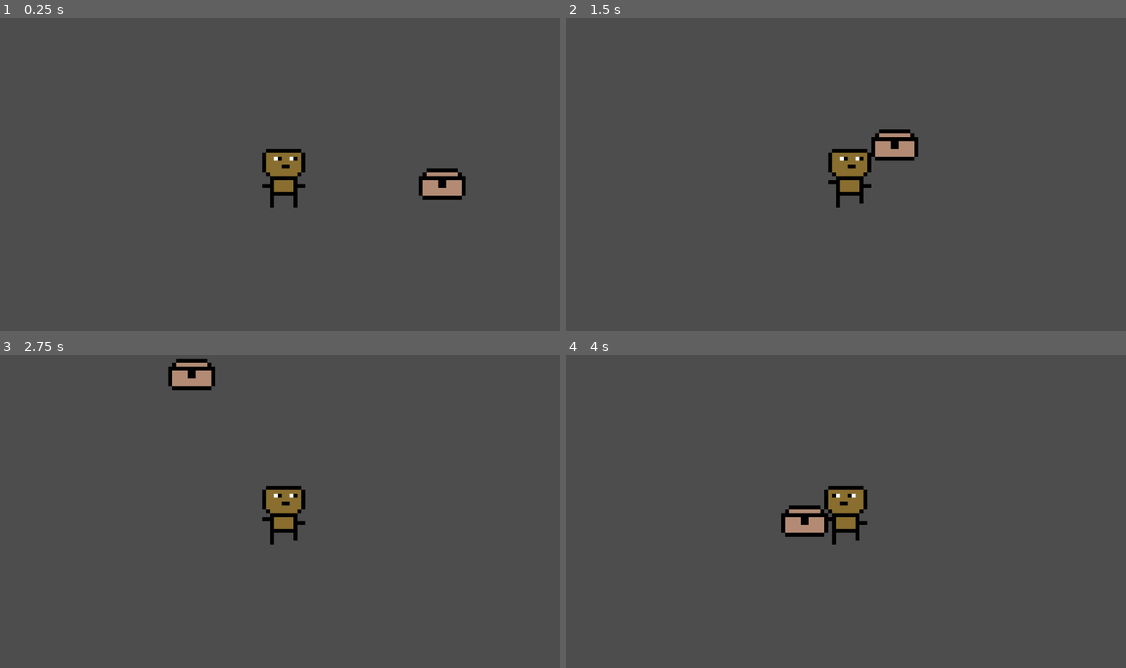
Above: before the commit, frames 1-4 (two rows, left to right).
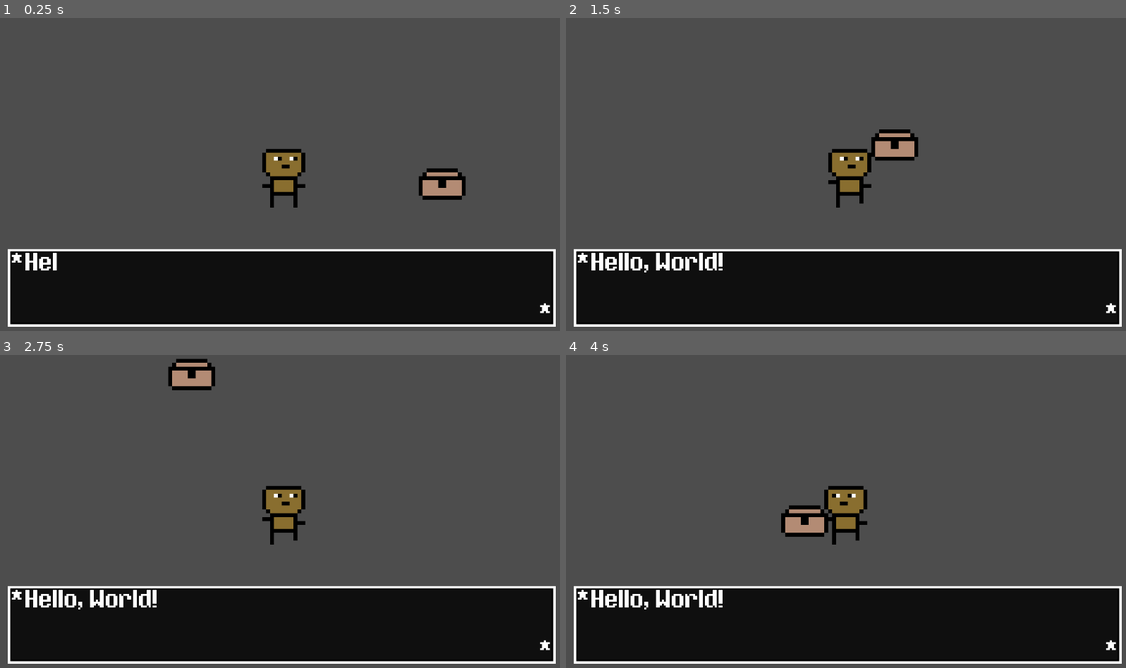
Above: after the commit, the same moments.

Repository: TheDokT0r/game_master
Game: Godot game, scene res://scenes/levels/level1.tscn
Same seed, same stepped clock (60 frames per second), same inputs: the game is played once before the commit and once after it.
Inputs:
- Up to frame 1 (0.25 s): no input
- Up to frame 2 (1.5 s): tap Enter at 0.5 s; hold D (MOVE_RIGHT) 0.53-1.28 s; hold S (MOVE_DOWN) from 1.28 s (still down)
- Up to frame 3 (2.75 s): release S (MOVE_DOWN) at 2.03 s; hold D (MOVE_RIGHT) from 2.03 s (still down)
- Up to frame 4 (4 s): release D (MOVE_RIGHT) at 2.78 s; hold W (MOVE_UP) 2.78-3.53 s; hold A (MOVE_LEFT) from 3.53 s (still down)

The runs differ from the first frame. In frame 1, 24% of the frame differs, in the area x 1-100%, y 73-99%; in frame 2, 24%; in frame 3, 24%; in frame 4, 24%.

Commit message:
added dialog textbox

Diff:
--- /dev/null
+++ b/scenes/HUD/interaction/Textbox.tscn
@@ -0,0 +1,78 @@
+[gd_scene load_steps=6 format=3 uid="uid://yhrvy5uecvw5"]
+
+[ext_resource type="Script" path="res://scripts/hud/Textbox.gd" id="1_0b6bb"]
+[ext_resource type="FontFile" uid="uid://xi878lcndodx" path="res://fonts/EightBitDragon-anqx.ttf" id="1_hhxyi"]
+
+[sub_resource type="StyleBoxFlat" id="StyleBoxFlat_tsoqy"]
+bg_color = Color(0, 0, 0, 1)
+border_width_left = 5
+border_width_top = 5
+border_width_right = 5
+border_width_bottom = 5
+border_color = Color(1, 1, 1, 1)
+
+[sub_resource type="Theme" id="Theme_g032v"]
+
+[sub_resource type="LabelSettings" id="LabelSettings_y1b2l"]
+font = ExtResource("1_hhxyi")
+font_size = 40
+
+[node name="TextBox" type="CanvasLayer"]
+script = ExtResource("1_0b6bb")
+text = "Hello, World!"
+
+[node name="MarginContainer" type="MarginContainer" parent="."]
+anchors_preset = 12
+anchor_top = 1.0
+anchor_right = 1.0
+anchor_bottom = 1.0
+offset_top = -175.0
+grow_horizontal = 2
+grow_vertical = 0
+size_flags_vertical = 8
+theme_override_constants/margin_left = 16
+theme_override_constants/margin_right = 16
+theme_override_constants/margin_bottom = 16
+
+[node name="Panel" type="Panel" parent="MarginContainer"]
+layout_mode = 2
+theme_override_styles/panel = SubResource("StyleBoxFlat_tsoqy")
+
+[node name="MarginContainer" type="MarginContainer" parent="MarginContainer"]
+layout_mode = 2
+theme_override_constants/margin_left = 8
+theme_override_constants/margin_top = 8
+theme_override_constants/margin_right = 8
+theme_override_constants/margin_bottom = 8
+
+[node name="Panel" type="Panel" parent="MarginContainer/MarginContainer"]
+layout_mode = 2
+
+[node name="HBoxContainer" type="HBoxContainer" parent="MarginContainer/MarginContainer"]
+layout_mode = 2
+theme = SubResource("Theme_g032v")
+
+[node name="Start" type="Label" parent="MarginContainer/MarginContainer/HBoxContainer"]
+layout_mode = 2
+size_flags_vertical = 0
+text = "*"
+label_settings = SubResource("LabelSettings_y1b2l")
+
+[node name="Text" type="Label" parent="MarginContainer/MarginContainer/HBoxContainer"]
+clip_contents = true
+custom_minimum_size = Vector2(2, 0)
+layout_mode = 2
+size_flags_horizontal = 3
+size_flags_vertical = 1
+text = "Hello, World! Hello, World! Hello, World! Hello, World! Hello, World! Hello, World! Hello, World! Hello, World! Hello, World! Hello, World! Hello, World! Hello, World! Hello, World! Hello, World! "
+label_settings = SubResource("LabelSettings_y1b2l")
+autowrap_mode = 1
+
+[node name="End" type="Label" parent="MarginContainer/MarginContainer/HBoxContainer"]
+custom_minimum_size = Vector2(1, 0)
+layout_mode = 2
+size_flags_vertical = 8
+text = "*"
+label_settings = SubResource("LabelSettings_y1b2l")
+
+[node name="AudioStreamPlayer2D" type="AudioStreamPlayer2D" parent="."]
--- a/scenes/levels/level1.tscn
+++ b/scenes/levels/level1.tscn
@@ -1,7 +1,8 @@
-[gd_scene load_steps=3 format=3 uid="uid://wg73x27k8an7"]
+[gd_scene load_steps=4 format=3 uid="uid://wg73x27k8an7"]
 
 [ext_resource type="PackedScene" uid="uid://ckdcpqrx5enf2" path="res://scenes/characters/player.tscn" id="1_q7n7i"]
 [ext_resource type="PackedScene" uid="uid://emmnijguguh2" path="res://scenes/objects/chest.tscn" id="2_064ai"]
+[ext_resource type="PackedScene" uid="uid://yhrvy5uecvw5" path="res://scenes/HUD/interaction/Textbox.tscn" id="3_ppy4s"]
 
 [node name="Level1" type="Node2D"]
 
@@ -10,3 +11,6 @@
 
 [node name="StaticBody2D" parent="." instance=ExtResource("2_064ai")]
 position = Vector2(48, 8)
+
+[node name="TextBox" parent="." instance=ExtResource("3_ppy4s")]
+wait_time = 0.05
--- a/scripts/characters/player.gd
+++ b/scripts/characters/player.gd
@@ -13,7 +13,6 @@
 
 	move_and_slide()
 
-
 func animation_handler():
 		if Input.is_action_pressed("MOVE_RIGHT"):
 			_animated_sprite.flip_h = false
--- /dev/null
+++ b/scripts/hud/Textbox.gd
@@ -0,0 +1,37 @@
+extends CanvasLayer
+
+@export_category("Text Attributes")
+@export_multiline var text = "placeholder"
+
+@export_category("Text Player Attributess")
+@export var wait_time = 1.0
+@export_file("*.ogg") var _dialog_audio_file = "res://sounds/dialog/sample1.ogg"
+
+
+@onready var _text_label := $MarginContainer/MarginContainer/HBoxContainer/Text
+@onready var dialog_player := $AudioStreamPlayer2D
+
+
+# Called when the node enters the scene tree for the first time.
+func _ready():
+	set_dialog_audio_file()
+	display_text_process()
+
+# Called every frame. 'delta' is the elapsed time since the previous frame.
+func _process(delta):
+	pass
+
+func display_text_process():
+	_text_label.text = ""
+	for char in text:
+		await wait(wait_time)
+		_text_label.text += char
+
+		if char != "":
+			dialog_player.play(0)
+
+func wait(seconds: float) -> void:
+	await get_tree().create_timer(seconds).timeout
+
+func set_dialog_audio_file():
+	dialog_player.stream = ResourceLoader.load(_dialog_audio_file)
Binary file added: fonts/ARCADECLASSIC.TTF
Not shown, added: fonts/ARCADECLASSIC.TTF.import
Binary file added: fonts/EightBitDragon-anqx.ttf
Not shown, added: fonts/EightBitDragon-anqx.ttf.import
Not shown, added: sounds/dialog/sample1.ogg.import
Binary file added: sprites/HUD/Textbox.png
Not shown, added: sprites/HUD/Textbox.png.import
Not shown, added: fonts/FamiStudio421-WinInstaller.zip
Not shown, added: sounds/dialog/sample1.ogg
Not shown, added: sprites/HUD/Textbox.pxo
